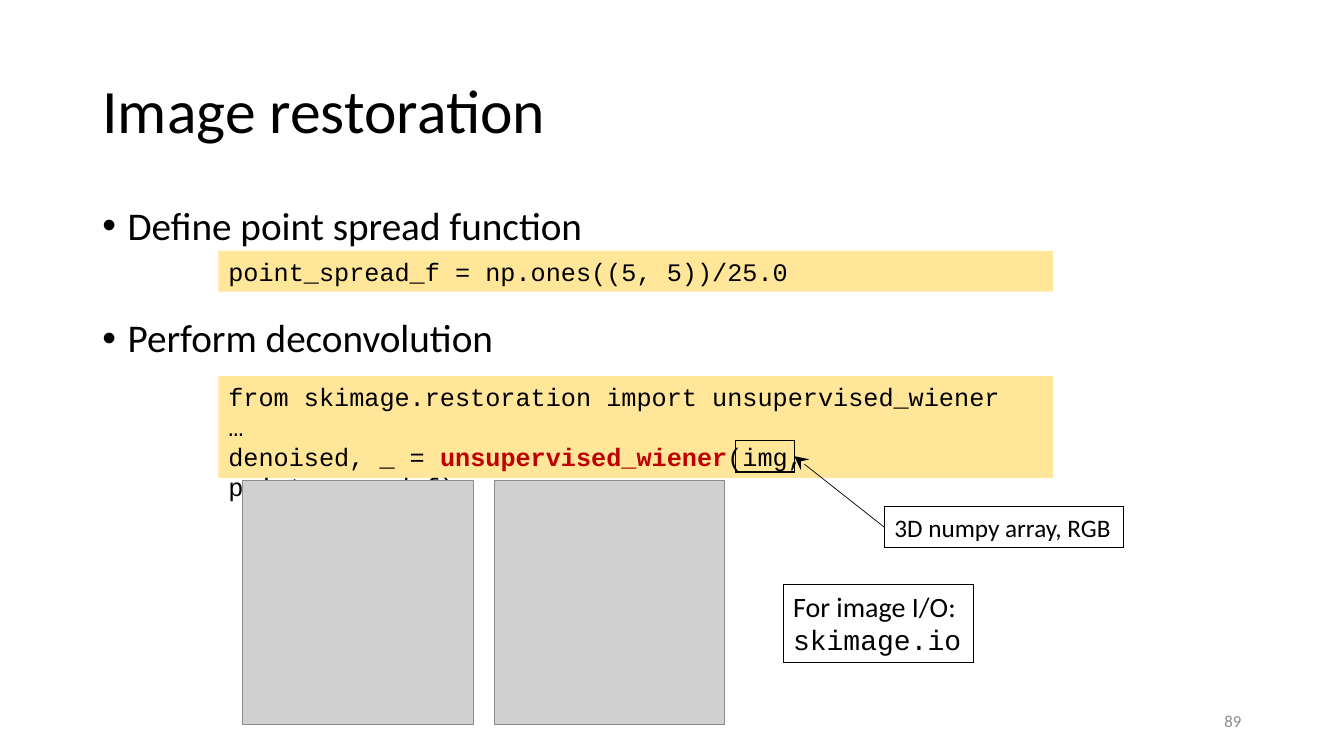
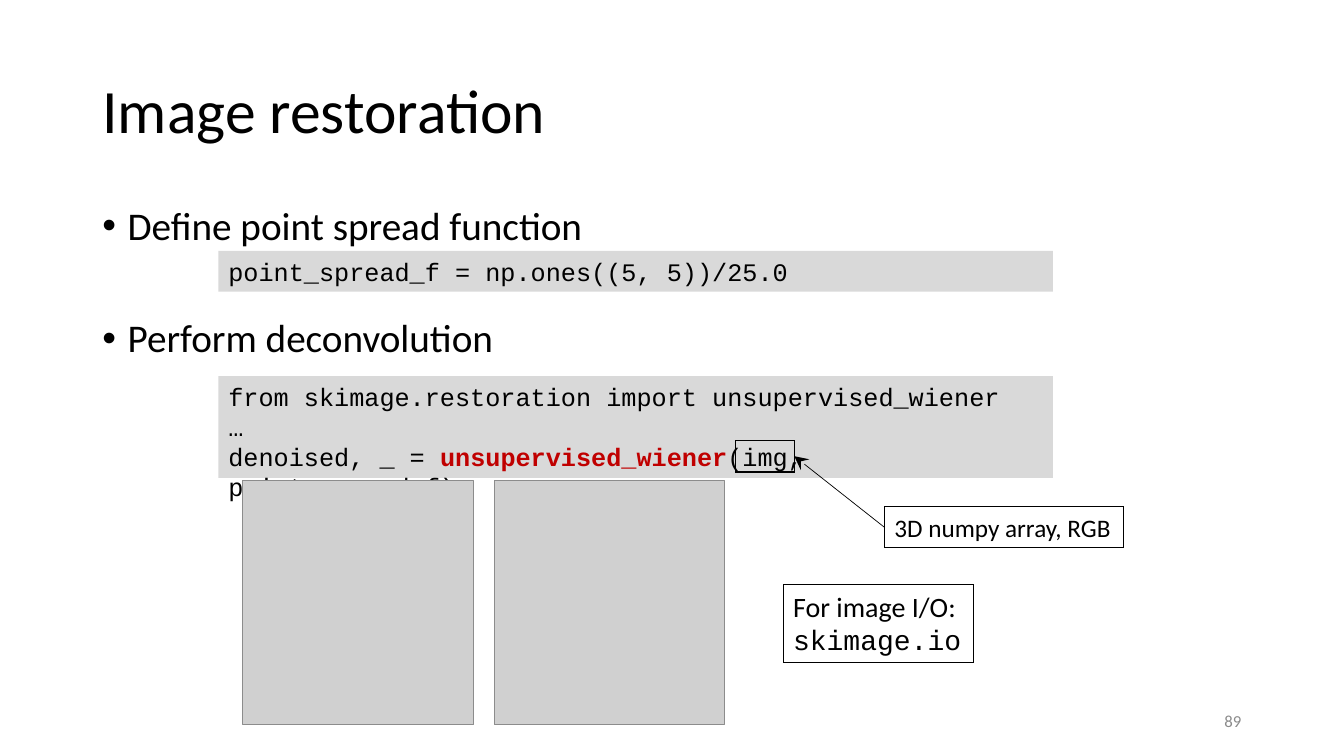
Before and after one commit to gjbex/Scientific-Python, a slide deck: slide 89 of scientific_python.pptx. Drawn at 1344x756 pixels with LibreOffice and Linux fonts; fonts in the diff are those of the drawing; grey boxes stand for pictures. Boxes give left, top, right and bottom in pixels: in the first picture for what was removed or moved away, otherwise in the second. Text is boxed around its words. In the diff, an @@ line names an element or a change of style, - is before the commit and + after.

Commit message:
Fix formatting of image and video processing section

```diff
--- a/scientific_python.pptx
+++ b/scientific_python.pptx
@@ rectangle "point_spread_f = np.ones((5, 5))/25.0" at box(219, 251, 1054, 291): fill #FFE699 to #D9D9D9 @@
@@ rectangle "from skimage.restoration import unsupervised_wiener" at box(219, 376, 1054, 478): fill #FFE699 to #D9D9D9 @@
```
Also in this commit, not shown: 5 other slides changed.
